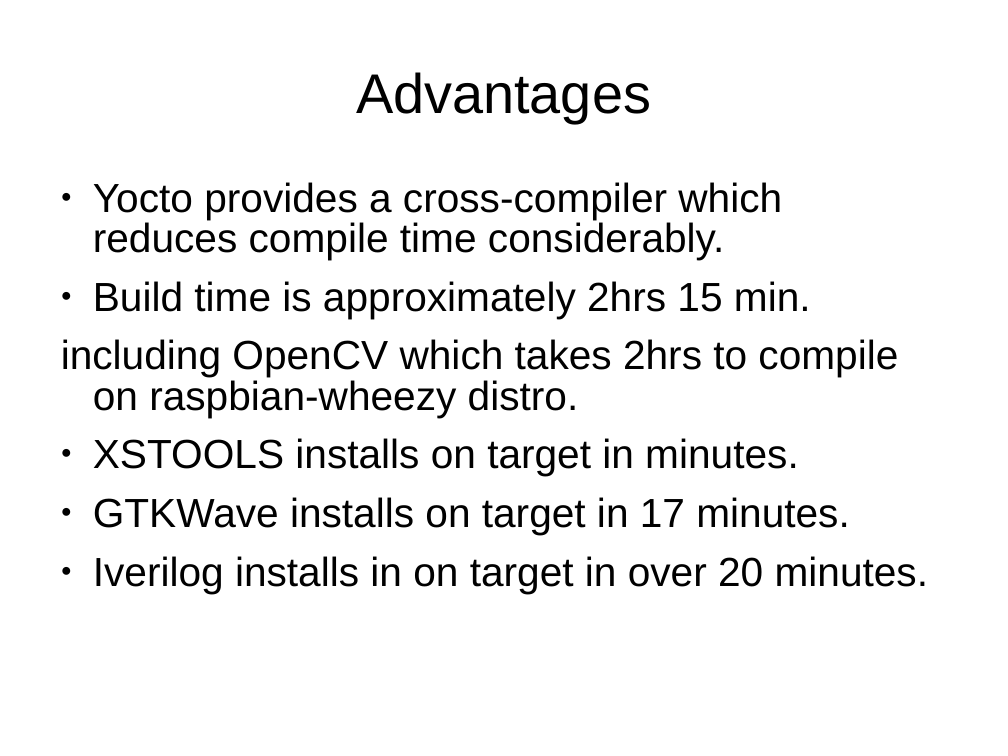
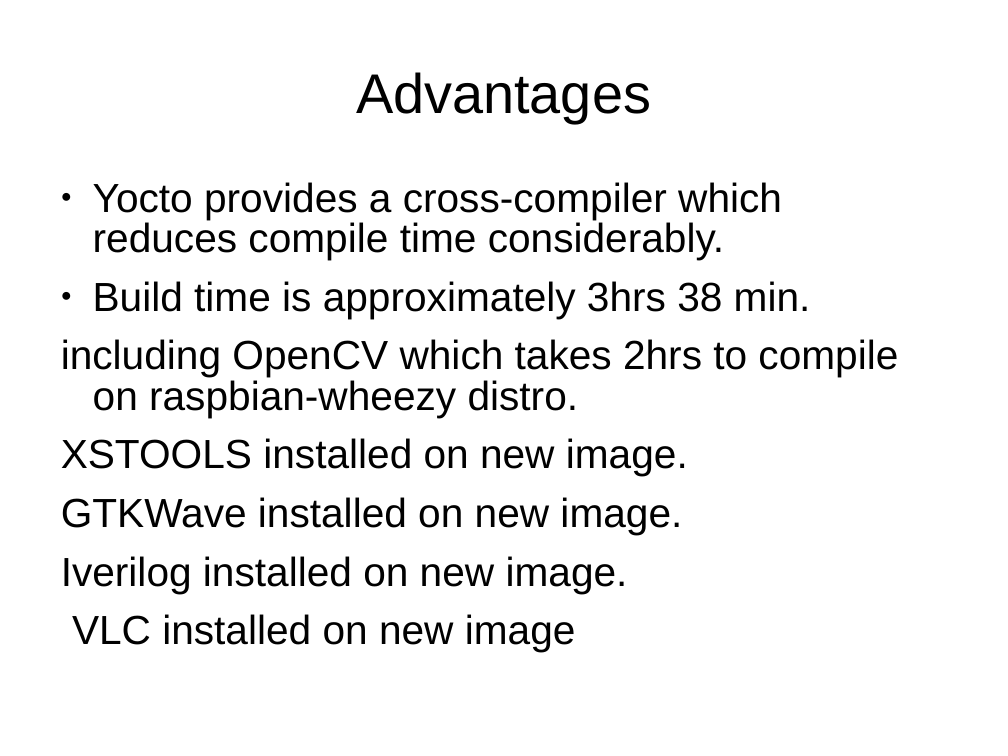
Before and after one commit to develone/raspberrypi2_yocto, a slide deck: slide 3 of doc/yocto_raspbain.ppt. Drawn at 1008x756 pixels with LibreOffice and Linux fonts; fonts in the diff are those of the drawing. Boxes give left, top, right and bottom in pixels: in the first picture for what was removed or moved away, otherwise in the second. Text is boxed around its words. In the diff, an @@ line names an element or a change of style, - is before the commit and + after.

Commit message:
new build see poky_patch_test.txt image now includes gtkwave iverilog vlc xstools installed. root passwd is raspberrypi and still fits on 4GB SD

```diff
--- a/doc/yocto_raspbain.ppt
+++ b/doc/yocto_raspbain.ppt
@@ text at [61,182,898,417]: indent changed @@
@@ text at [93,281,811,318]: text changed @@
-● Build time is approximately 2hrs 15 min.
+● Build time is approximately 3hrs 38 min.
@@ text at [61,438,688,652]: text changed @@
-● XSTOOLS installs on target in minutes.
-● GTKWave installs on target in 17 minutes.
-● Iverilog installs in on target in over 20 minutes.
+XSTOOLS installed on new image.
+GTKWave installed on new image.
+Iverilog installed on new image.
+VLC installed on new image
```
Also in this commit, not shown: 3 other slides changed, 1 slide added, 1 slide removed, 10 other files.
